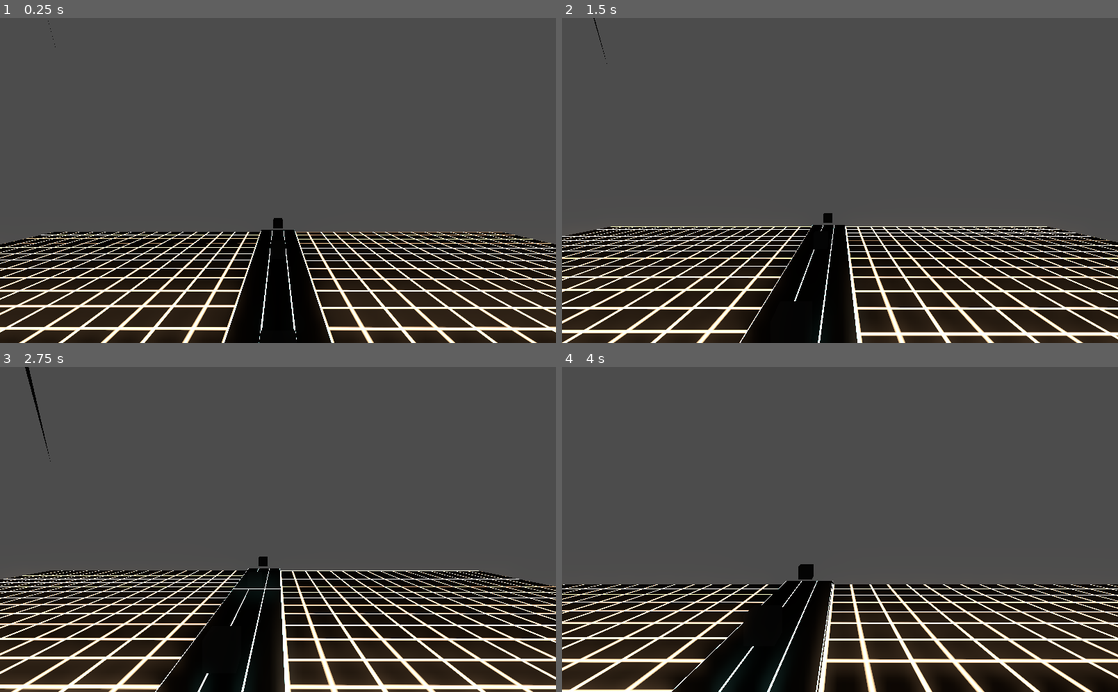
Above: before the commit, frames 1-4 (two rows, left to right).
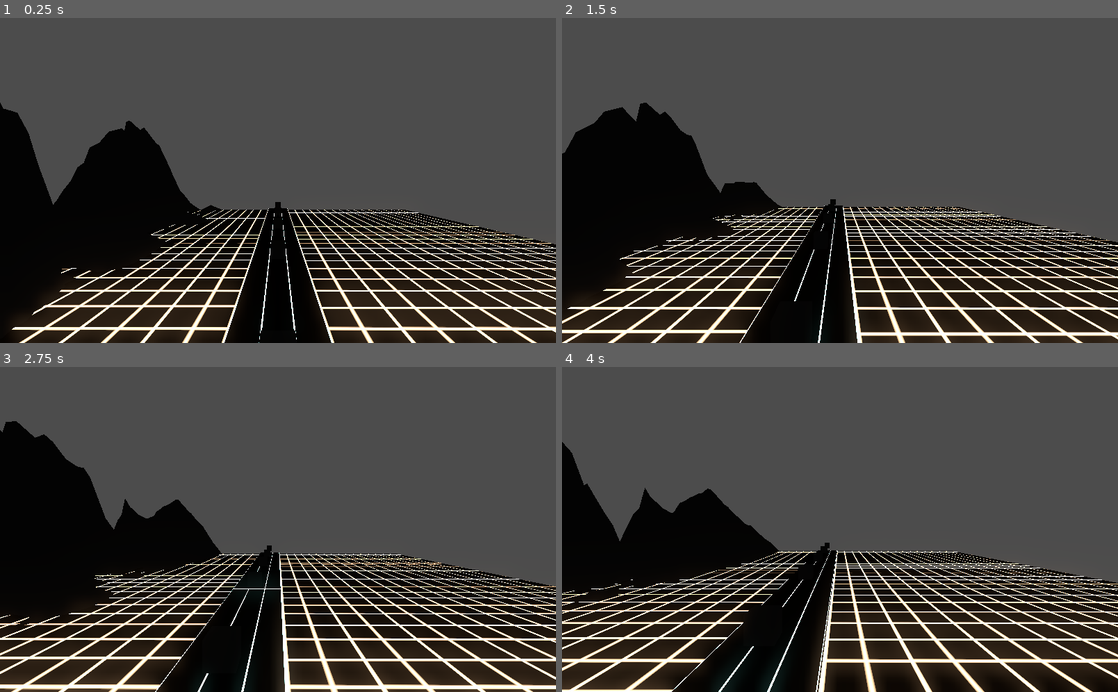
Above: after the commit, the same moments.

Repository: kblauhut/cool-mobile-game
Game: Godot game, scene res://src/Level.tscn
The game is run twice, just before and just after one commit, with the same random seed, the same clock (stepped at 60 frames per second) and the same inputs. A sky picture missing from this copy of the repository is replaced by a grey-blue gradient.
Inputs:
- Up to frame 1 (0.25 s): no input
- Up to frame 2 (1.5 s): hold D (move_right) 0.53-1.28 s; hold A (move_left) from 1.28 s (still down)
- Up to frame 3 (2.75 s): release A (move_left) at 2.03 s; hold D (move_right) from 2.03 s (still down)
- Up to frame 4 (4 s): release D (move_right) at 3.53 s; hold A (move_left) from 3.53 s (still down)

The runs differ from the first frame. In frame 1, 14% of the frame differs, in the area x 0-90%, y 0-100%; in frame 2, 13%; in frame 3, 13%; in frame 4, 14%, in the area x 0-100%, y 23-73%.

Commit message:
-Updated terrain generation

Diff:
--- a/godot/src/Map.gd
+++ b/godot/src/Map.gd
@@ -3,7 +3,7 @@
 var tile_scene = load("res://src/tiles/NeonLevel_1.tscn")
 
 const TILE_SIZE = 20
-const LEVEL_LENGHT = 3
+const LEVEL_LENGHT = 6
 
 var tileX = -1
 var tileZ = -1
@@ -42,7 +42,7 @@
 			var offsetX = x + TILE_SIZE/2 + i * TILE_SIZE
 			new_tile.set_translation(Vector3(offsetX, 0, 0))
 			new_tile.set_name("tile")
-			new_tile.init(noise, x)
+			new_tile.init(noise, offsetX)
 			self.get_parent().call_deferred("add_child", new_tile)
 
 func spawn_new_tile():
@@ -55,5 +55,5 @@
 		var offsetX = x + TILE_SIZE/2 + (LEVEL_LENGHT - 1) * TILE_SIZE
 		new_tile.set_translation(Vector3(offsetX, 0, 0))
 		new_tile.set_name("tile")
-		new_tile.init(noise, tileX)
+		new_tile.init(noise, offsetX)
 		self.get_parent().call_deferred("add_child", new_tile)
--- a/godot/src/tiles/Mountains.gd
+++ b/godot/src/tiles/Mountains.gd
@@ -1,6 +1,6 @@
 extends Spatial
 
-const TERRAIN_SCALE = 40
+const TERRAIN_SCALE = 20
 const DISTANCE = 10
 
 var noise
@@ -13,6 +13,6 @@
 
 func generate_mountains():
 	var parent_position = get_parent().translation
-	var mountain = Mountain.new(TERRAIN_SCALE, noise, x, 5)
+	var mountain = Mountain.new(TERRAIN_SCALE, noise, x, 0)
 	mountain.translation = Vector3(0, 0, -40)
 	self.get_parent().call_deferred("add_child", mountain)
--- a/godot/src/tiles/props/Mountain.gd
+++ b/godot/src/tiles/props/Mountain.gd
@@ -1,8 +1,8 @@
 extends Spatial
 class_name Mountain
 
-const SUBDIV_MULTIPLIER = 0.3
-const HEIGHT_MULTIPLIER = 120
+const SUBDIV_MULTIPLIER = 0.4
+const HEIGHT_MULTIPLIER = 60
 
 var mesh_instance
 var terrain_scale
@@ -22,7 +22,7 @@
 
 func generate_terrain():
 	var plane_mesh = PlaneMesh.new()
-	plane_mesh.size = Vector2(terrain_scale, terrain_scale)
+	plane_mesh.size = Vector2(terrain_scale, terrain_scale*2)
 	plane_mesh.subdivide_depth = terrain_scale * SUBDIV_MULTIPLIER
 	plane_mesh.subdivide_width = terrain_scale * SUBDIV_MULTIPLIER
 
@@ -34,8 +34,12 @@
 
 	for i in range(mesh_data_tool.get_vertex_count()):
 		var vertex = mesh_data_tool.get_vertex(i)
+		var gradient = HEIGHT_MULTIPLIER * (1 - (vertex.z / terrain_scale))
+		vertex.y = noise.get_noise_3d(vertex.x + x, vertex.y, vertex.z + z) * gradient
+		vertex.y = abs(vertex.y)
 
-		vertex.y = noise.get_noise_3d(vertex.x + x, vertex.y, vertex.z + z) * HEIGHT_MULTIPLIER
+		if(vertex.z == terrain_scale):
+			vertex.y = 0
 
 		mesh_data_tool.set_vertex(i, vertex)
 
